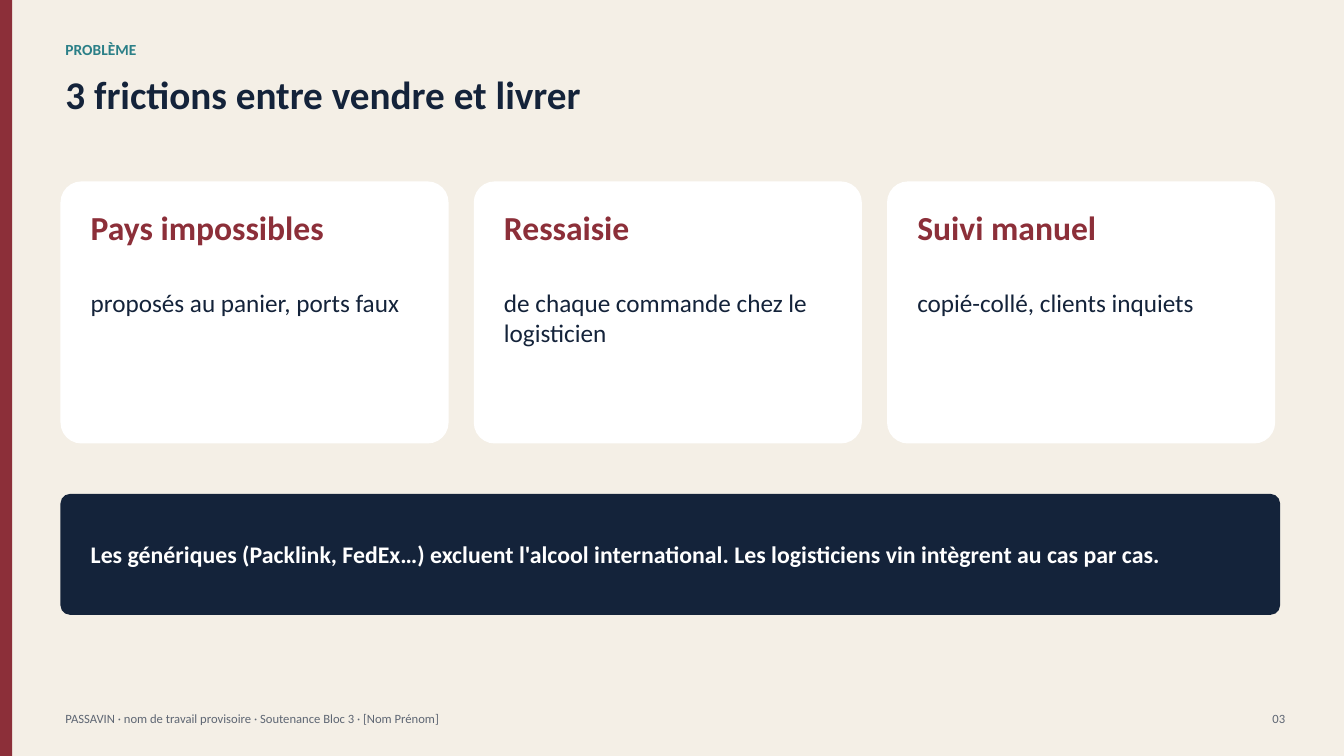
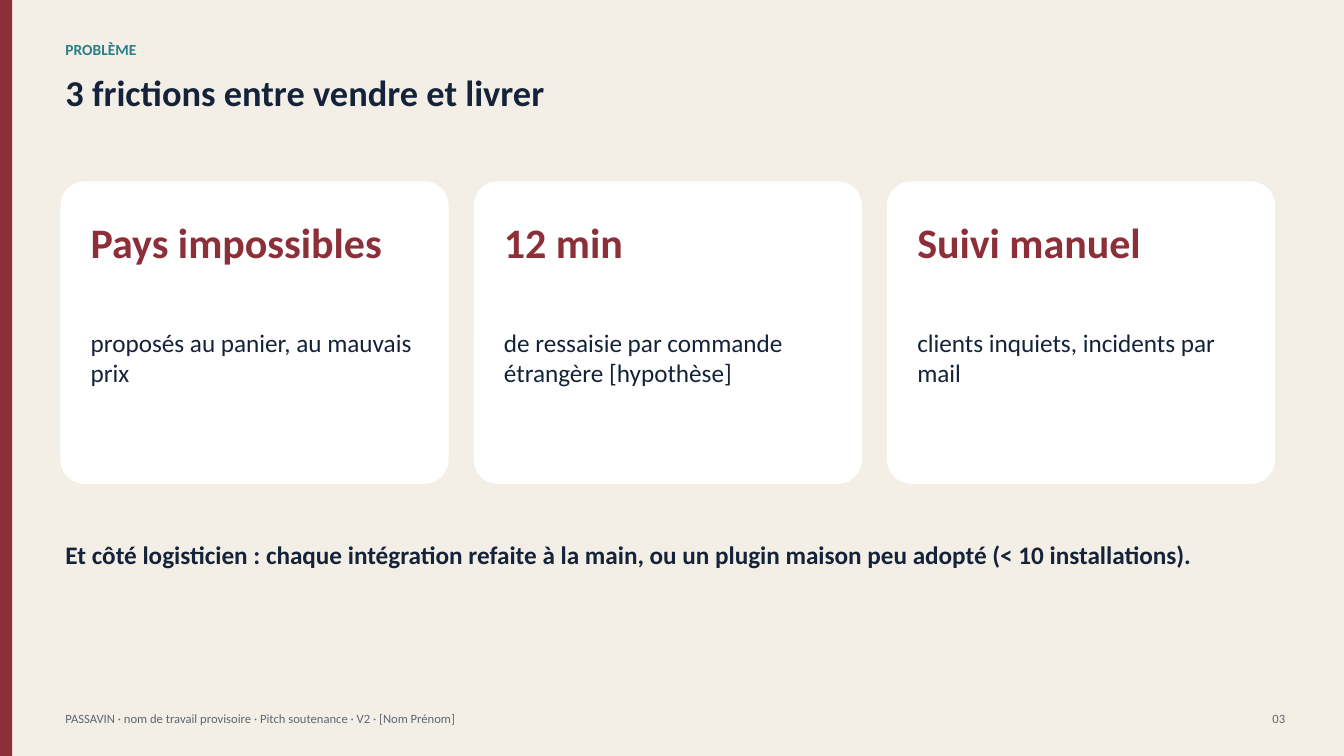
Before and after one commit to planetauragbf-ai/Emma, a slide deck: slide 3 of winetech/livrables/Passavin_Pitch_Soutenance.pptx. Drawn at 1344x756 pixels with LibreOffice and Linux fonts; fonts in the diff are those of the drawing. Boxes give left, top, right and bottom in pixels: in the first picture for what was removed or moved away, otherwise in the second. Text is boxed around its words. In the diff, an @@ line names an element or a change of style, - is before the commit and + after.

```diff
--- a/winetech/livrables/Passavin_Pitch_Soutenance.pptx
+++ b/winetech/livrables/Passavin_Pitch_Soutenance.pptx
@@ text "3 frictions entre vendre et ..." at box(65, 80, 544, 107): size 28 to 26 pt @@
@@ rounded rectangle: place and size @@
-rounded rectangle at box(60, 181, 449, 444)
+rounded rectangle at box(60, 181, 449, 484)
@@ rounded rectangle: place and size @@
-rounded rectangle at box(474, 181, 862, 444)
+rounded rectangle at box(474, 181, 862, 484)
@@ rounded rectangle: place and size @@
-rounded rectangle at box(887, 181, 1275, 444)
+rounded rectangle at box(887, 181, 1275, 484)
@@ text "Pays impossibles": place and size @@
-text "Pays impossibles" at box(91, 216, 324, 246)
+text "Pays impossibles" at box(91, 228, 382, 265)
@@ text "Pays impossibles" at box(91, 228, 382, 265): size 24 to 30 pt @@
@@ text at box(504, 228, 623, 258): text changed; size 24 to 30 pt @@
-Ressaisie
+12 min
@@ text "Suivi manuel" at box(917, 228, 1140, 259): size 24 to 30 pt @@
@@ text "Suivi manuel": place and size @@
-text "Suivi manuel" at box(917, 216, 1096, 241)
+text "Suivi manuel" at box(917, 228, 1140, 259)
@@ text at box(91, 334, 411, 386): text changed @@
-proposés au panier, ports faux
+proposés au panier, au mauvais prix
@@ text at box(504, 334, 782, 387): text changed @@
-de chaque commande chez le logisticien
+de ressaisie par commande étrangère [hypothèse]
@@ text at box(917, 334, 1215, 382): text changed @@
-copié-collé, clients inquiets
+clients inquiets, incidents par mail
@@ rounded rectangle removed at box(60, 494, 1280, 615) @@
@@ text added at box(65, 545, 1191, 569), 18 pt, text #14233A, bold @@
+Et côté logisticien : chaque intégration refaite à la main, ou un plugin maison peu adopté (< 10 installations).
@@ text removed at box(91, 545, 1159, 567) @@
-Les génériques (Packlink, FedEx…) excluent l'alcool international. Les logisticiens vin intègrent au cas par cas.
@@ text at box(65, 714, 455, 725): text changed @@
-PASSAVIN · nom de travail provisoire · Soutenance Bloc 3 · [Nom Prénom]
+PASSAVIN · nom de travail provisoire · Pitch soutenance · V2 · [Nom Prénom]
```
Also in this commit, not shown: 7 other slides changed, 12 slides added, 12 slides removed, 27 other files.
